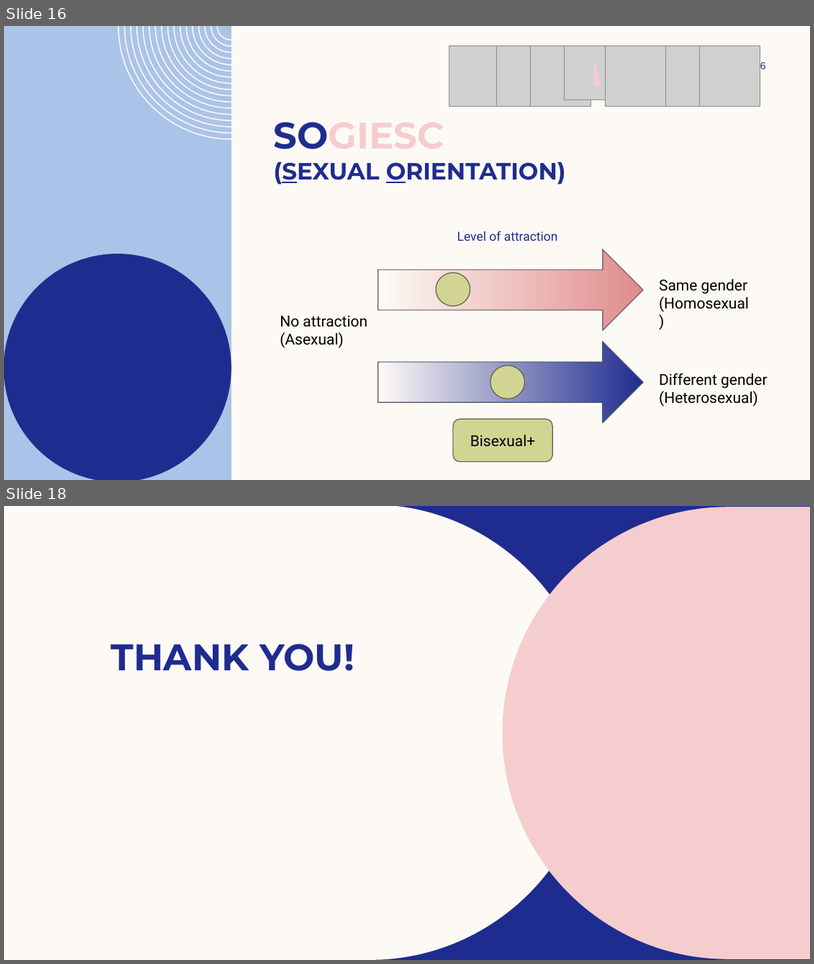
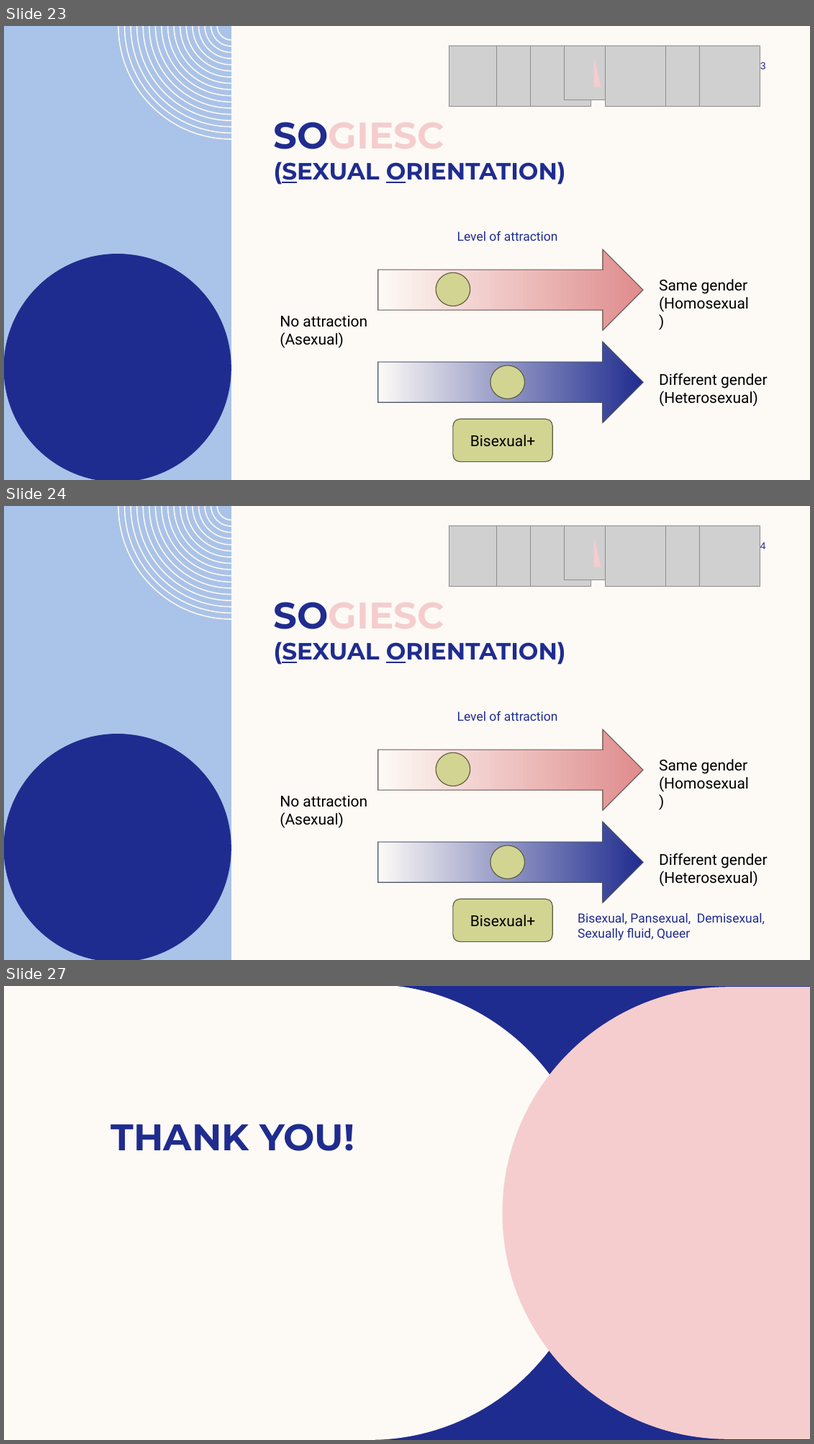
Before and after one commit to InterstellarMist/VIP-Workshop-2024, a slide deck: Gender Sensitivity Training/SOGIESC Workshop.pptx. Shown one above the other, each under a label of ours: slides 16 and 18 before the commit, slides 23, 24 and 27 after it; the slides between them are not shown. The pictures are 814x964 and 814x1444 pixels, drawn with LibreOffice and Linux fonts; fonts in the diff are those of the drawing; grey boxes stand for pictures; background and template pictures are left out. Boxes give left, top, right and bottom in pixels: in the first picture for what was removed or moved away, otherwise in the second. Text is boxed around its words. In the diff, an @@ line names an element or a change of style, - is before the commit and + after.

```diff
--- a/Gender Sensitivity Training/SOGIESC Workshop.pptx
+++ b/Gender Sensitivity Training/SOGIESC Workshop.pptx
@@ slide 24 added at [4, 506, 810, 960], background #FDFAF6; not listed: 3 template elements that a slide beside it also shows @@
@@ group added at [449, 525, 761, 586]: 7 pictures, 1 right triangle @@
@@ page number added at [755, 541, 766, 551], 12 pt, text #1F2C8F @@
+24
@@ title added at [274, 602, 566, 664], 28 pt, text #1F2C8F, bold @@
+SOGIESC
+(SEXUAL ORIENTATION)
@@ text added at [458, 710, 558, 721], 15 pt, text #1F2C8F @@
+Level of attraction
@@ right arrow added at [378, 729, 643, 810], fill gradient #FDFAF6 to #DF8C8C, outline #6B5A5A 1 pt @@
@@ ellipse added at [436, 753, 471, 786], fill #D2D592, outline #5C5D40 1 pt @@
@@ text added at [659, 759, 749, 792], 18 pt, text #000000 @@
+Same gender
+(Homosexual)
@@ text added at [280, 795, 368, 828], 18 pt, text #000000 @@
+No attraction
+(Asexual)
@@ right arrow added at [378, 822, 643, 902], fill gradient #FDFAF6 to #202C8F, outline #4B5566 1 pt @@
@@ ellipse added at [491, 845, 525, 879], fill #D2D592, outline #5C5D40 1 pt @@
@@ text added at [659, 853, 768, 886], 18 pt, text #000000 @@
+Different gender
+(Heterosexual)
@@ rounded rectangle added at [453, 898, 553, 942], fill #D2D592, outline #5C5D40 1 pt, 18 pt, text #000000 @@
+Bisexual+
@@ text added at [578, 913, 765, 940], 15 pt, text #1F2C8F @@
+Bisexual, Pansexual, Demisexual, Sexually fluid, Queer
@@ what was slide 16 is now slide 23 @@
@@ page number at [755, 61, 766, 71]: text changed @@
-16
+23
@@ what was slide 18 is now slide 27 @@
```
Also in this commit, not shown: 14 slides changed, 8 other slides added.
